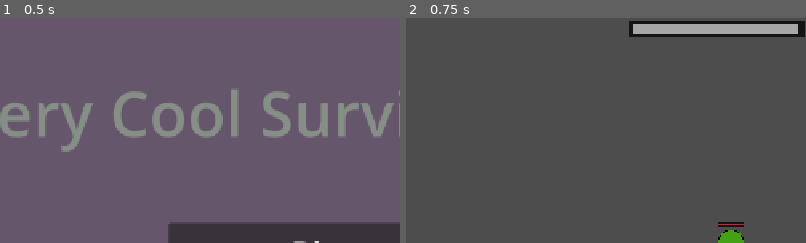
Above: before the commit, frames 1-2 (left to right).
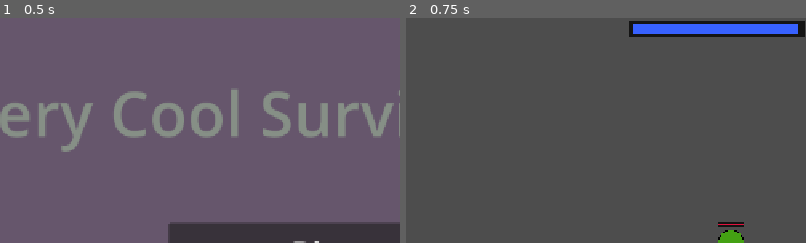
Above: after the commit, the same moments.

Repository: seanjosefosky/wave-survival
Game: Godot game, scene res://GUI/main_menu.tscn
Same seed, same stepped clock (60 frames per second), same inputs: the game is played once before the commit and once after it.
Inputs:
- Up to frame 1 (0.5 s): no input
- Up to frame 2 (0.75 s): click "Play" at 0.5 s
The pictures show only the part of the screen within x 9-59%, y 0-50%; the shares and areas given below are measured in that part.

Frame 1 is identical in both runs. In frame 2, 1.8% of the frame differs, in the area x 56-98%, y 2-8%.
Error before the commit: Parse Error: Identifier "health" not declared in the current scope. (res://Gameplay/Entities/Player/player.gd:46)
Error after the commit: Invalid access to property or key 'max_health' on a base object of type 'Nil'. (res://Gameplay/Entities/Player/player.gd:6)

Commit message:
Refactoring (incomplete)

Diff:
--- a/Gameplay/Entities/Characters/Warrior/Warrior.tres
+++ b/Gameplay/Entities/Player/Characters/Warrior/Warrior.tres
@@ -1,7 +1,7 @@
 [gd_resource type="Resource" script_class="CharacterStats" format=3 uid="uid://d0mkv5g6xaiey"]
 
-[ext_resource type="Script" uid="uid://cc7bgjj7x2mcl" path="res://Gameplay/Entities/Characters/character_stats_base.gd" id="1_ovpq2"]
-[ext_resource type="Texture2D" uid="uid://clq5j3k6t218a" path="res://Gameplay/Entities/Characters/Warrior/Warrior_Spritesheet.png" id="2_si835"]
+[ext_resource type="Script" uid="uid://cc7bgjj7x2mcl" path="res://Gameplay/Entities/Player/Characters/character_stats_base.gd" id="1_ovpq2"]
+[ext_resource type="Texture2D" uid="uid://clq5j3k6t218a" path="res://Gameplay/Entities/Player/Characters/Warrior/Warrior_Spritesheet.png" id="2_si835"]
 
 [resource]
 script = ExtResource("1_ovpq2")
--- /dev/null
+++ b/Gameplay/Entities/Player/Components/hurt_box.gd
@@ -0,0 +1,17 @@
+extends Area2D
+
+@onready var health = player.health
+
+@export var player: Player
+
+signal health_depleted
+
+func take_damage(delta: float) -> void:
+	const DAMAGE_RATE = 20.0 # TODO: Calculate this somewhere else
+	var enemy_overlapping = get_overlapping_bodies()
+
+	if enemy_overlapping:
+		@warning_ignore("narrowing_conversion")
+		health -= DAMAGE_RATE * enemy_overlapping.size() * delta
+		if health >= 0:
+			health_depleted.emit()
--- a/Gameplay/Entities/Player/player.gd
+++ b/Gameplay/Entities/Player/player.gd
@@ -1,22 +1,12 @@
 class_name Player
 extends CharacterBody2D
 
-signal health_depleted
-
-@onready var anim_player: AnimationPlayer = $AnimationPlayer
-@onready var hurt_box: Area2D = $HurtBox
-@onready var xp_box: Area2D = $XpDetectionBox
-@onready var animation: AnimationPlayer = $AnimationPlayer
-@onready var player_sprite: Sprite2D = $PlayerSprite
-
 @export var stats: CharacterStats
 
-
-
-
+var health = stats.max_health
 var xp := 0
 var xp_needed := 5
-
+var level := 1
 
 func _ready() -> void:
 	pass
@@ -24,9 +14,8 @@
 func _physics_process(delta: float):
 	get_input()
 	move_and_slide()
-	take_damage(delta)
 
-
+	#TODO: player death -> get_tree().change_scene_to_file("uid://dp0h2ayn1r6dw")
 
 func get_input():
 	var input_direction = Input.get_vector(
@@ -35,28 +24,10 @@
 		"move_up",
 		"move_down"
 	)
-
 	velocity = input_direction * stats.speed
 
-func take_damage(delta: float) -> void:
-	const DAMAGE_RATE = 20.0
-	var overlapping_mobs = hurt_box.get_overlapping_bodies()
-
-	if overlapping_mobs:
-		health -= DAMAGE_RATE * overlapping_mobs.size() * delta
-		if health >= 0.0:
-			health_depleted.emit()
-			animation.play("take_damage")
-			$HealthBar.value = health
-		elif health <= 0:
-			get_tree().change_scene_to_file("uid://dp0h2ayn1r6dw")
-
-	elif not overlapping_mobs:
-		animation.play("normal")
-		animation.stop()
-
 func xp_collect() -> void:
-	xp += 1
+	stats.xp += 1
 	if xp == xp_needed:
 		level_up()
 
--- a/Gameplay/Entities/Player/player.tscn
+++ b/Gameplay/Entities/Player/player.tscn
@@ -2,7 +2,9 @@
 
 [ext_resource type="Script" uid="uid://cuut7s42sy0fv" path="res://Gameplay/Entities/Player/player.gd" id="1_4flbx"]
 [ext_resource type="PackedScene" uid="uid://dycqa4u32ryt7" path="res://Gameplay/Entities/Player/Weapons/weapon.tscn" id="2_i3pqv"]
+[ext_resource type="Script" uid="uid://clrglhsonodv7" path="res://Gameplay/Entities/Player/Components/hurt_box.gd" id="2_mouiw"]
 [ext_resource type="Texture2D" uid="uid://doric8ef4ehpb" path="res://Textures/Barney.png" id="2_onrkg"]
+[ext_resource type="Resource" uid="uid://d0mkv5g6xaiey" path="res://Gameplay/Entities/Player/Characters/Warrior/Warrior.tres" id="2_rf6io"]
 [ext_resource type="Texture2D" uid="uid://d0awgy7eoim7o" path="res://Textures/HealthOver.png" id="4_lfxdo"]
 [ext_resource type="Texture2D" uid="uid://hsbjch14k825" path="res://Textures/HealthUnder.png" id="5_ek8wa"]
 [ext_resource type="Texture2D" uid="uid://jt26wtj1r15s" path="res://Textures/PlayerDamaged.png" id="6_ek8wa"]
@@ -76,8 +78,7 @@
 motion_mode = 1
 platform_on_leave = 2
 script = ExtResource("1_4flbx")
-health = null
-speed = null
+stats = ExtResource("2_rf6io")
 
 [node name="Camera2D" type="Camera2D" parent="." unique_id=1283898887]
 zoom = Vector2(1.3, 1.3)
@@ -85,8 +86,10 @@
 [node name="CollisionBox" type="CollisionShape2D" parent="." unique_id=451387983]
 shape = SubResource("CapsuleShape2D_4flbx")
 
-[node name="HurtBox" type="Area2D" parent="." unique_id=1869250214]
+[node name="HurtBox" type="Area2D" parent="." unique_id=1869250214 node_paths=PackedStringArray("player")]
 collision_mask = 10
+script = ExtResource("2_mouiw")
+player = NodePath("..")
 
 [node name="CollisionShape2D" type="CollisionShape2D" parent="HurtBox" unique_id=1367723360]
 shape = SubResource("CircleShape2D_f88hd")
Renamed: Gameplay/Entities/Characters/Warrior/Warrior_Spritesheet.png -> Gameplay/Entities/Player/Characters/Warrior/Warrior_Spritesheet.png
Not shown, changed: Gameplay/Entities/Player/Characters/Warrior/Warrior_Spritesheet.png.import
Renamed: Gameplay/Entities/Characters/character_stats_base.gd -> Gameplay/Entities/Player/Characters/character_stats_base.gd
Renamed: Gameplay/Entities/Characters/character_stats_base.gd.uid -> Gameplay/Entities/Player/Characters/character_stats_base.gd.uid
Not shown, added: Gameplay/Entities/Player/Components/hurt_box.gd.uid
Not shown, removed: Gameplay/Entities/Characters/Warrior/Warrior.pxo
Not shown, added: Gameplay/Entities/Player/Characters/Warrior/Warrior.pxo
Not shown, changed: kanban_tasks_data.kanban
